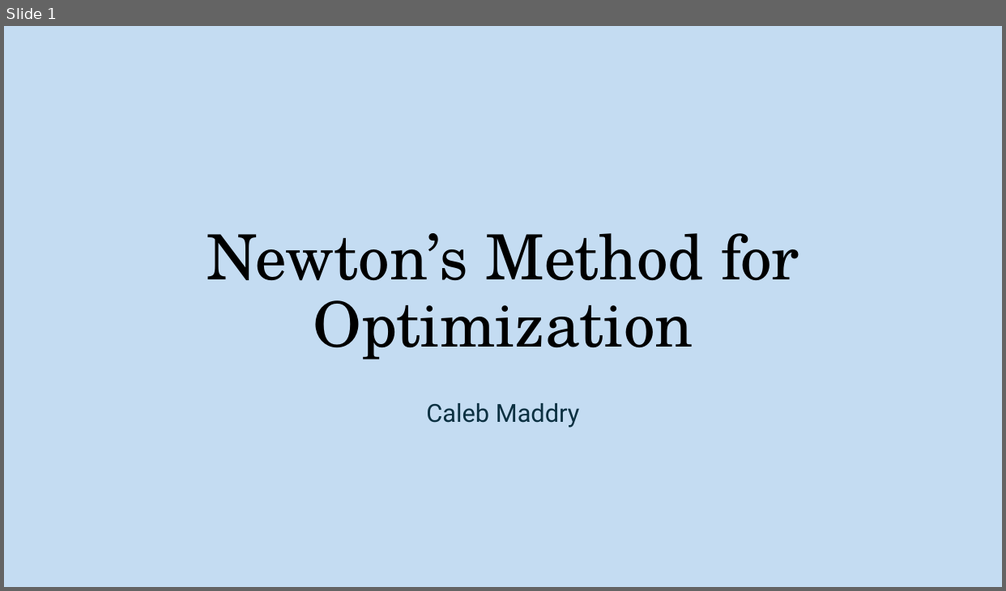
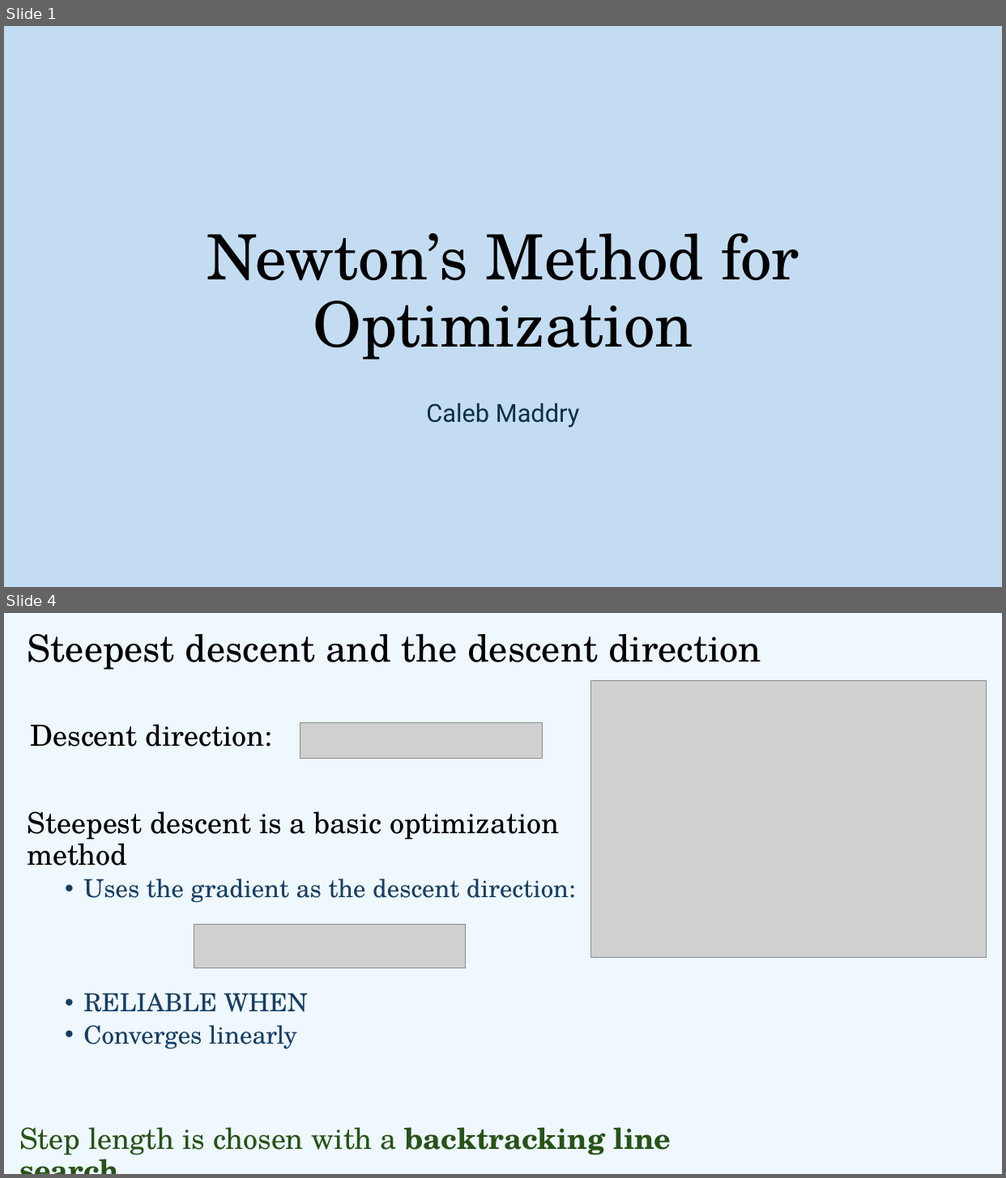
Before and after one commit to cmaddry/APPM-4600, a slide deck: Final Project/Presentation/APPM 4600 Final Presentation.pptx. Shown one above the other, each under a label of ours: slide 1 before the commit, slides 1 and 4 after it; the slides between them are not shown. The pictures are 1006x591 and 1006x1178 pixels, drawn with LibreOffice and Linux fonts; fonts in the diff are those of the drawing; grey boxes stand for pictures. Boxes give left, top, right and bottom in pixels: in the first picture for what was removed or moved away, otherwise in the second. Text is boxed around its words. In the diff, an @@ line names an element or a change of style, - is before the commit and + after.

```diff
--- a/Final Project/Presentation/APPM 4600 Final Presentation.pptx
+++ b/Final Project/Presentation/APPM 4600 Final Presentation.pptx
@@ slide 4 added at [4,613,1002,1174], background #EFF7FF @@
@@ title added at [27,634,761,670], 36 pt, text #000000 @@
+Steepest descent and the descent direction
@@ picture added at [591,681,987,958] @@
@@ text added at [31,724,273,747], 28 pt, text #000000 @@
+Descent direction:
@@ picture added at [300,723,543,759] @@
@@ text added at [27,811,576,1050], 24 pt, text #163E64 @@
+Steepest descent is a basic optimization method
+  • Uses the gradient as the descent direction:
+  • RELIABLE WHEN
+  • Converges linearly
@@ picture added at [194,924,465,968] @@
@@ text added at [19,1127,671,1156], 28 pt, text #275417 @@
+Step length is chosen with a backtracking line search
```
Also in this commit, not shown: 1 slide changed, 14 other slides added, 1 slide removed, 23 other files.
